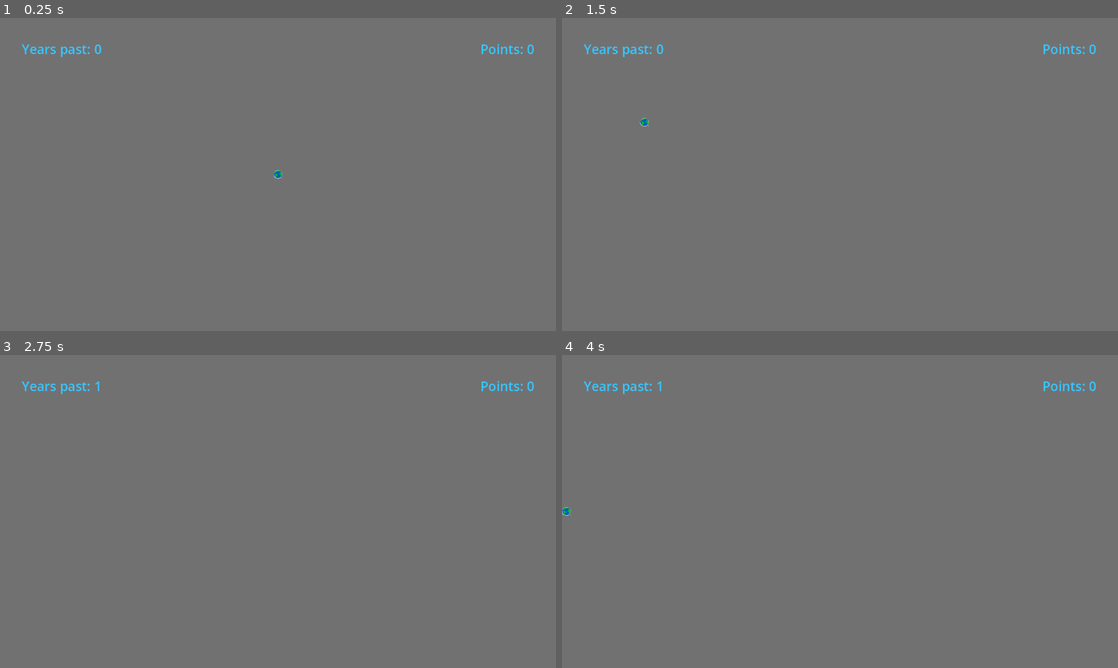
Above: before the commit, frames 1-4 (two rows, left to right).
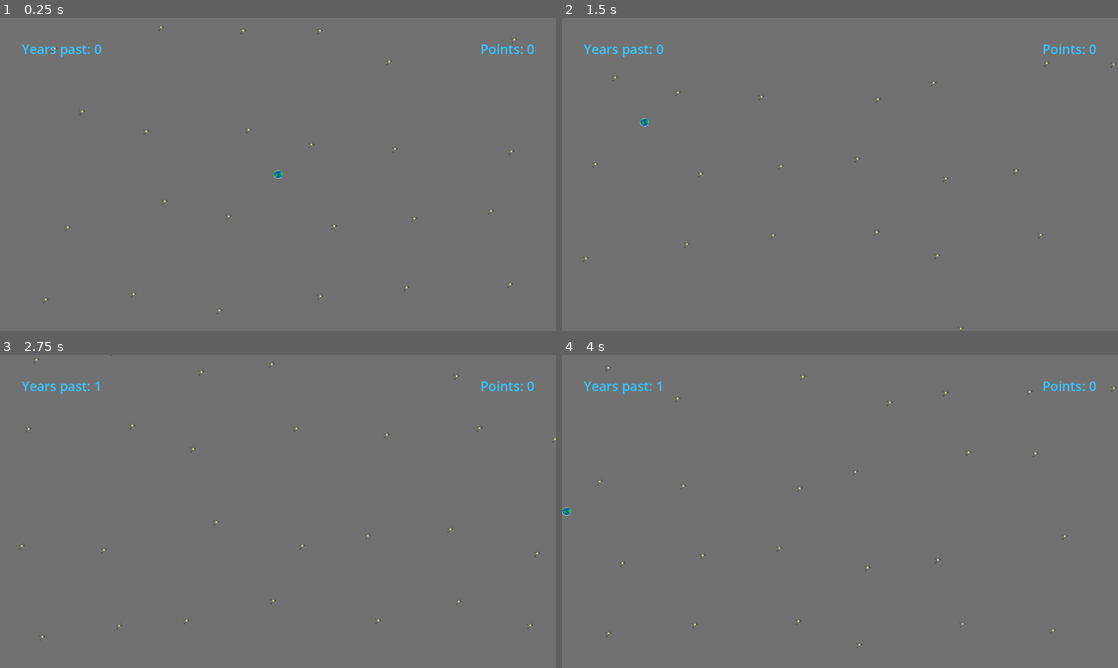
Above: after the commit, the same moments.

Repository: mofcpl/black-forest
Game: Godot game, scene res://game/game.tscn
Two runs of this game, one before a commit and one after it. Both use one fixed random seed, a clock stepped at 60 frames per second and the inputs below. The project has no main scene, so this scene is started directly.
Inputs (mouse positions are in pixels of both pictures, inside the frame that each line leads up to):
- Up to frame 1 (0.25 s): no input
- Up to frame 2 (1.5 s): tap Enter at 0.5 s; move the mouse to (573, 208) at 0.52 s; hold D 0.53-1.28 s; click (573, 208) at 0.67 s; move the mouse to (589, 43) at 1.27 s; hold S from 1.28 s (still down); click (589, 43) at 1.42 s
- Up to frame 3 (2.75 s): move the mouse to (16, 411) at 2.02 s; release S at 2.03 s; hold D from 2.03 s (still down); click (16, 411) at 2.17 s
- Up to frame 4 (4 s): move the mouse to (623, 398) at 2.77 s; release D at 2.78 s; hold W 2.78-3.53 s; click (623, 398) at 2.92 s; move the mouse to (606, 420) at 3.52 s; hold A from 3.53 s (still down); click (606, 420) at 3.67 s

The runs differ from the first frame. In frame 1, less than 0.1% of the frame differs, in the area x 7-93%, y 2-95%; in frame 2, less than 0.1%; in frame 3, less than 0.1%, in the area x 3-100%, y 0-92%; in frame 4, less than 0.1%.

Commit message:
ping distant stations

Diff:
--- a/galactic/galactic.gd
+++ b/galactic/galactic.gd
@@ -17,12 +17,15 @@
 var relay_stations: Array[RelayStation] = []
 var enemy_probes: Array[EnemyProbe] = []
 var signals: Array[BaseSignal] = []
+var earth: Earth = null
 
 # Called when the node enters the scene tree for the first time.
 func _ready() -> void:
-	generate_planet_systems(Vector2(250, 250), 40, 50)
+	generate_planet_systems(Vector2(200, 200), 50, 50)
 	generate_enemy_probes(Vector2(5000, 5000), 2, 1000)
 	_generate_earth()
+
+
 
 func _generate_earth() -> void:
 	var earth: Earth = EarthScene.instantiate() as Earth
@@ -33,22 +36,48 @@
 	#earth.set_station(relay_station)
 	add_child(earth)
 	earth.connect("clicked", _on_planet_system_select)
-
-func create_laser_signal(data: PlanetSystem, target: BasePlanetSystem, target_relative_position: Vector2) -> void:
+	self.earth = earth
+
+func create_laser_signal(type: Enums.LaserSignalType, emiter: BasePlanetSystem, target: BasePlanetSystem, data: BasePlanetSystem) -> void:
 	var laser_signal: LaserSignal = LaserSignalScene.instantiate() as LaserSignal
-	laser_signal.initialize(data, target, target_relative_position, data.discovered)
-	laser_signal.position = data.position
+	match type:
+		Enums.LaserSignalType.PING:
+			var next = get_next_towards(emiter, target, Constants.SIGNAL_RANGE)
+			laser_signal.initialize(type, data, next, target,  next.position - emiter.position, true)
+			laser_signal.position = emiter.position
+		Enums.LaserSignalType.COMMAND:
+			var next = get_next_towards(earth, target, Constants.SIGNAL_RANGE)
+			laser_signal.initialize(type, null, next, target, next.position - earth.position, true)
+			laser_signal.position = earth.position
 	add_child(laser_signal)
+	laser_signal.start()
 	laser_signal.connect("signal_reached_target", on_laser_signal_received)
 
-func on_laser_signal_received(target: BasePlanetSystem, data: PlanetSystem) -> void:
-	if target is Earth:
-		data.discover()
-		if data.habitable:
-			score.emit()
+func on_laser_signal_received(laser_signal: LaserSignal) -> void:
+	match laser_signal.laser_signal_type:
+		Enums.LaserSignalType.PING:
+			if laser_signal.current_target is Earth:
+				laser_signal.data.discover()
+				if laser_signal.data.habitable:
+					score.emit()
+				laser_signal.queue_free()
+			else:
+				var next = get_next_towards(laser_signal.current_target, laser_signal.final_target, Constants.SIGNAL_RANGE)
+				laser_signal.position = laser_signal.current_target.position
+				laser_signal.set_next_target(next, next.position - laser_signal.current_target.position)
+				laser_signal.start()
+		Enums.LaserSignalType.COMMAND:
+			if laser_signal.current_target == laser_signal.final_target:
+				create_radio_signal(laser_signal.final_target)
+				laser_signal.queue_free()
+			else:
+				var next = get_next_towards(laser_signal.current_target, laser_signal.final_target, Constants.SIGNAL_RANGE)
+				laser_signal.position = laser_signal.current_target.position
+				laser_signal.set_next_target(next, next.position - laser_signal.current_target.position)
+				laser_signal.start()
 
 func create_radio_signal(source: BasePlanetSystem) -> void:
-	var receivers: Array[BasePlanetSystem] = []
+	var receivers: Array[PlanetSystem] = []
 	var distances: Array[float] = []
 
 	for system in planet_systems:
@@ -58,14 +87,14 @@
 				receivers.append(system)
 				distances.append(distance)
 
-	if receivers.size() > 0:
-		var radio_signal: RadioSignal = RadioSignalScene.instantiate() as RadioSignal
-		radio_signal.initialize(source, receivers, distances)
-		add_child(radio_signal)
-		radio_signal.connect("signal_reached_target",on_radio_signal_received)
+	var radio_signal: RadioSignal = RadioSignalScene.instantiate() as RadioSignal
+	radio_signal.initialize(source, receivers, distances)
+	add_child(radio_signal)
+	radio_signal.position = source.position
+	radio_signal.connect("signal_reached_target",on_radio_signal_received)
 
 func on_radio_signal_received(emiter: BasePlanetSystem, target: BasePlanetSystem) -> void:
-	create_laser_signal(target, emiter, emiter.position - target.position)
+	create_laser_signal(Enums.LaserSignalType.PING, target, earth, target)
 
 func generate_planet_systems(chunk_size: Vector2, chunk_multiplier: int, padding: float) -> void:
 	# Calculate the bounds based on multiplier
@@ -163,3 +192,32 @@
 		var idx := rng.randi_range(0, chars.length() - 1)
 		result += chars.substr(idx, 1)
 	return result
+
+func get_next_towards(emitter: Node2D, target: Node2D, max_distance: float) -> BasePlanetSystem:
+	var best = null
+	var best_dist = INF
+
+	var current_dist = emitter.position.distance_to(target.position)
+
+	if current_dist <= max_distance:
+		return target as BasePlanetSystem
+
+	for candidate in planet_systems:
+		if candidate == emitter:
+			continue
+
+		var dist_to_candidate = emitter.position.distance_to(candidate.position)
+		if dist_to_candidate > max_distance:
+			continue
+
+		var dist_to_target = candidate.position.distance_to(target.position)
+
+		# nie cofaj się
+		if dist_to_target >= current_dist:
+			continue
+
+		if dist_to_target < best_dist:
+			best_dist = dist_to_target
+			best = candidate
+
+	return best
--- a/game/game.gd
+++ b/game/game.gd
@@ -72,11 +72,12 @@
 		selected_planet_system.set_selected(false)
 		selected_planet_system = null
 
-
 func _on_user_interface_ping_earth() -> void:
 	galactic.create_radio_signal(selected_planet_system)
 
-
 func _on_galactic_score() -> void:
 	discovered_habitable_systems += 1
-	user_interface.update_score(discovered_habitable_systems)
+	user_interface.update_points(discovered_habitable_systems)
+
+func _on_user_interface_ping_planet_system(system: PlanetSystem) -> void:
+	galactic.create_laser_signal(Enums.LaserSignalType.COMMAND, null, system, null)
--- a/game/game.tscn
+++ b/game/game.tscn
@@ -22,4 +22,5 @@
 [connection signal="score" from="Galactic" to="." method="_on_galactic_score"]
 [connection signal="close" from="UserInterface" to="." method="_on_user_interface_close"]
 [connection signal="ping_earth" from="UserInterface" to="." method="_on_user_interface_ping_earth"]
+[connection signal="ping_planet_system" from="UserInterface" to="." method="_on_user_interface_ping_planet_system"]
 [connection signal="timeout" from="Timer" to="." method="_on_timer_timeout"]
--- a/globals/enums.gd
+++ b/globals/enums.gd
@@ -4,3 +4,9 @@
 	EXPANDING,
 	RETURNING
 }
+
+enum LaserSignalType {
+	COMMAND,
+	PING,
+	RAPORT
+}
--- a/laser-signal/laser_signal.gd
+++ b/laser-signal/laser_signal.gd
@@ -4,17 +4,19 @@
 
 var SignalTimerScene = preload("res://signal-timer/signal_timer.tscn")
 
-signal signal_reached_target(target: BasePlanetSystem, data: PlanetSystem)
+signal signal_reached_target(laser_signal: LaserSignal)
 
 @onready var line: Line2D = $Line2D
 
 var data: PlanetSystem = null
-var target: BasePlanetSystem = null
+var final_target: BasePlanetSystem = null
+var current_target: BasePlanetSystem = null
 var target_relative_position: Vector2 = Vector2.ZERO
 var direction: Vector2
 var distance: float
 var progress = 0.0  # 0 → 1
 var visible: bool = true
+var laser_signal_type: Enums.LaserSignalType;
 
 func _process(delta):
 	if not visible:
@@ -30,7 +32,7 @@
 	line.points[1] = direction * distance * progress
 
 
-func _ready() -> void:
+func start() -> void:
 	var signal_timer: SignalTimer = SignalTimerScene.instantiate() as SignalTimer
 	signal_timer.initialize(distance)
 	add_child(signal_timer)
@@ -42,14 +44,22 @@
 		line.default_color = Color(1, 0, 0, 1)
 		line.points = [Vector2.ZERO, Vector2.ZERO]
 
-func initialize(data: PlanetSystem, target: BasePlanetSystem, target_relative_position: Vector2, visible: bool) -> void:
+func initialize(laser_signal_type: Enums.LaserSignalType, data: PlanetSystem, current_target: BasePlanetSystem, final_target: BasePlanetSystem, target_relative_position: Vector2, visible: bool) -> void:
+	self.laser_signal_type = laser_signal_type
 	self.data = data
-	self.target = target
+	self.current_target = current_target
+	self.final_target = final_target
 	self.visible = visible
 	self.target_relative_position = target_relative_position
 	direction = target_relative_position.normalized()
 	distance = target_relative_position.length()
 
+func set_next_target(next_target: BasePlanetSystem, target_relative_position: Vector2) -> void:
+	current_target = next_target
+	target_relative_position = target_relative_position
+	direction = target_relative_position.normalized()
+	distance = target_relative_position.length()
+	progress = 0.0
+
 func on_signal_timer_timeout() -> void:
-	signal_reached_target.emit(target, data)
-	queue_free()
+	signal_reached_target.emit(self)
--- a/planet-system/planet_system.tscn
+++ b/planet-system/planet_system.tscn
@@ -11,5 +11,4 @@
 visible = false
 
 [node name="Picture" type="Sprite2D" parent="." index="4" unique_id=1560681321]
-visible = false
 texture = ExtResource("1_s2l8h")
--- a/popup-planet-system/popup_planet_system.gd
+++ b/popup-planet-system/popup_planet_system.gd
@@ -2,7 +2,7 @@
 
 extends Control
 
-signal ping()
+signal ping(system: PlanetSystem)
 signal enabled(is_enabled: bool)
 signal target(system: BasePlanetSystem)
 signal close()
@@ -22,7 +22,7 @@
 	self.planet_system = planet_system
 
 func _on_ping_pressed() -> void:
-	ping.emit()
+	ping.emit(planet_system)
 
 func _on_close_pressed() -> void:
 	close.emit()
--- a/radio-signal/radio_signal.gd
+++ b/radio-signal/radio_signal.gd
@@ -4,10 +4,10 @@
 
 var SignalTimerScene = preload("res://signal-timer/signal_timer.tscn")
 
-signal signal_reached_target(emiter: BasePlanetSystem, target: BasePlanetSystem)
+signal signal_reached_target(emiter: BasePlanetSystem, target: PlanetSystem)
 
 #Tu jeszcze musi być EnemyProbe
-var receivers: Array[BasePlanetSystem] = []
+var receivers: Array[PlanetSystem] = []
 var emiter: BasePlanetSystem = null
 var distances: Array[float] = []
 var radius = 0.0
@@ -34,10 +34,10 @@
 				queue_free()  # sygnał zakończony
 	queue_redraw()
 
-func _on_signal_reached_target(target: BasePlanetSystem) -> void:
+func _on_signal_reached_target(target: PlanetSystem) -> void:
 	signal_reached_target.emit(self.emiter, target)
 
-func initialize(emiter: BasePlanetSystem, receivers: Array[BasePlanetSystem], distances: Array[float]) -> void:
+func initialize(emiter: BasePlanetSystem, receivers: Array[PlanetSystem], distances: Array[float]) -> void:
 	self.emiter = emiter
 	self.receivers = receivers
 	self.distances = distances
--- a/user-interface/user-interface.gd
+++ b/user-interface/user-interface.gd
@@ -3,6 +3,7 @@
 extends CanvasLayer
 
 signal ping_earth()
+signal ping_planet_system(system: PlanetSystem)
 signal close()
 
 var PopupEarthScene = preload("res://popup-earth/popup-earth.tscn")
@@ -40,6 +41,7 @@
 	popup.size_flags_horizontal = Control.SIZE_SHRINK_CENTER
 	current_popup = popup
 	popup.close.connect(close_popup)
+	popup.ping.connect(on_ping_planet_system)
 	popup_opened = true
 
 func close_popup() -> void:
@@ -49,5 +51,9 @@
 		close.emit()
 	popup_opened = false
 
+func on_ping_planet_system(system: PlanetSystem) -> void:
+	ping_planet_system.emit(system)
+
 func on_ping_earth() -> void:
 	emit_signal("ping_earth")
+	close_popup()
